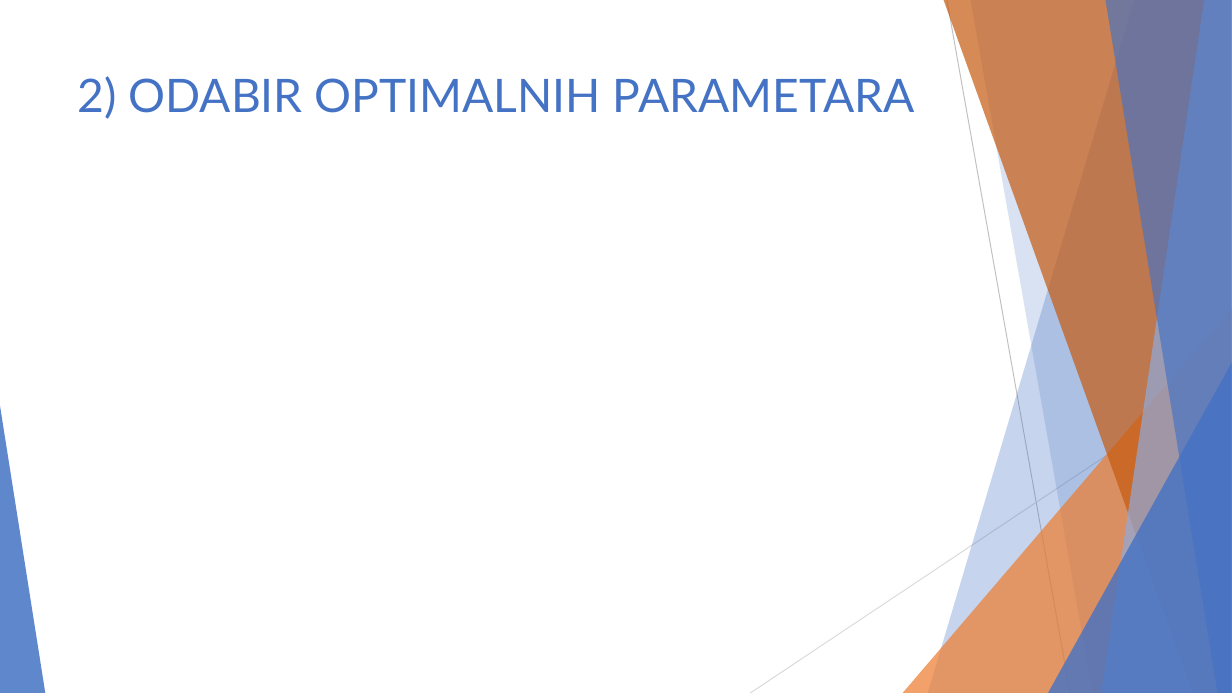
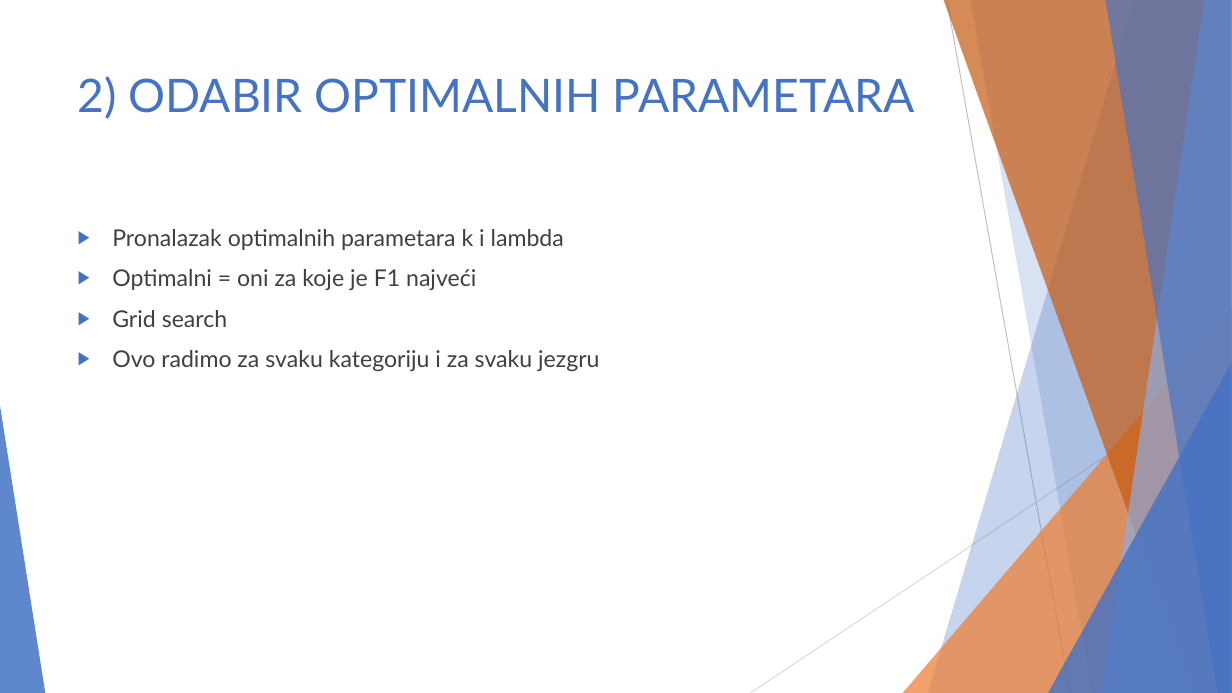
Before and after one commit to majajuric/UUZOP-Text-Classification-using-String-Kernels, a slide deck: slide 9 of UZOP_prezentacija.pptx. Drawn at 1232x693 pixels with LibreOffice and Linux fonts; fonts in the diff are those of the drawing. Boxes give left, top, right and bottom in pixels: in the first picture for what was removed or moved away, otherwise in the second. Text is boxed around its words. In the diff, an @@ line names an element or a change of style, - is before the commit and + after.

```diff
--- a/UZOP_prezentacija.pptx
+++ b/UZOP_prezentacija.pptx
@@ text added at (x1=112, y1=229, x2=599, y2=371), 18 pt, text #404040 @@
+▶ Pronalazak optimalnih parametara k i lambda
+▶ Optimalni = oni za koje je F1 najveći
+▶ Grid search
+▶ Ovo radimo za svaku kategoriju i za svaku jezgru
```
Also in this commit, not shown: 1 other slide changed, 3 slides added.
